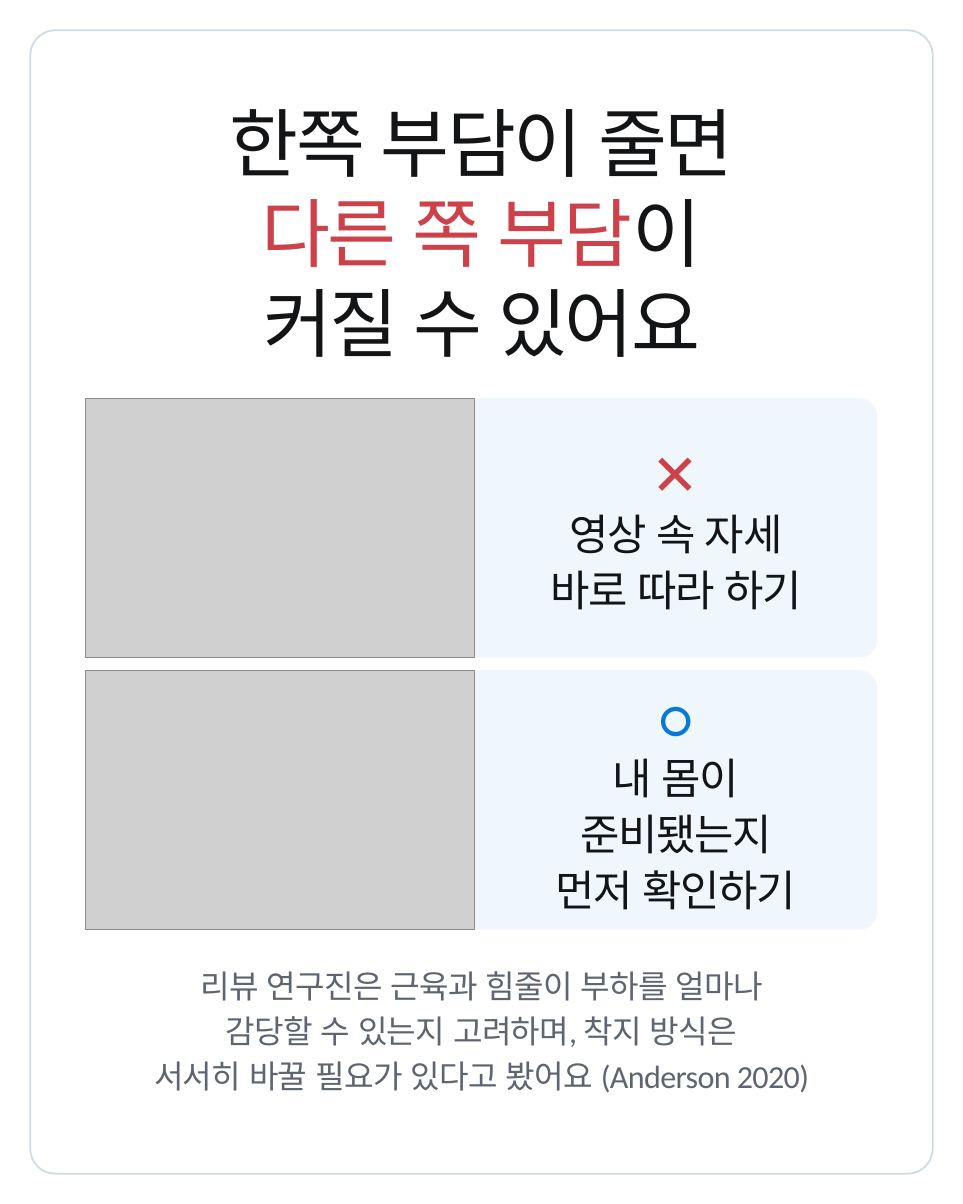
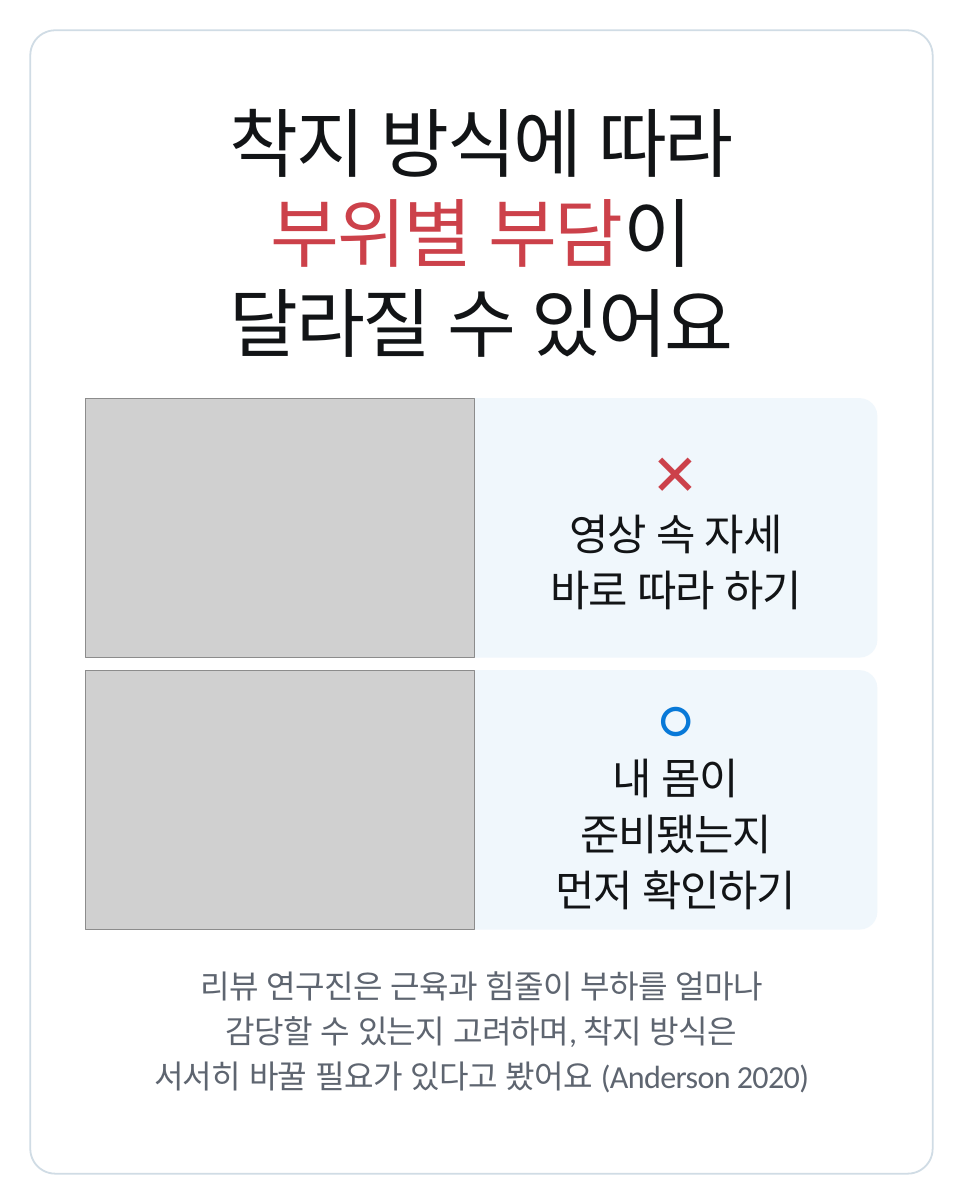
Before and after one commit to js920915-cyber/New-box, a slide deck: slide 7 of content/running-form-change-v2/adobe-express/running-form-change-v2-express.pptx. Drawn at 963x1204 pixels with LibreOffice and Linux fonts; fonts in the diff are those of the drawing; grey boxes stand for pictures. Boxes give left, top, right and bottom in pixels: in the first picture for what was removed or moved away, otherwise in the second. Text is boxed around its words. In the diff, an @@ line names an element or a change of style, - is before the commit and + after.

```diff
--- a/content/running-form-change-v2/adobe-express/running-form-change-v2-express.pptx
+++ b/content/running-form-change-v2/adobe-express/running-form-change-v2-express.pptx
@@ text at (230,108,733,177): text changed @@
-한쪽 부담이 줄면
+착지 방식에 따라
@@ text at (271,199,692,267): text changed @@
-다른 쪽 부담이
+부위별 부담이
@@ text at (230,289,734,357): text changed @@
-커질 수 있어요
+달라질 수 있어요
```
Also in this commit, not shown: 6 other slides changed, 1 slide added, 1 slide removed, 48 other files.
